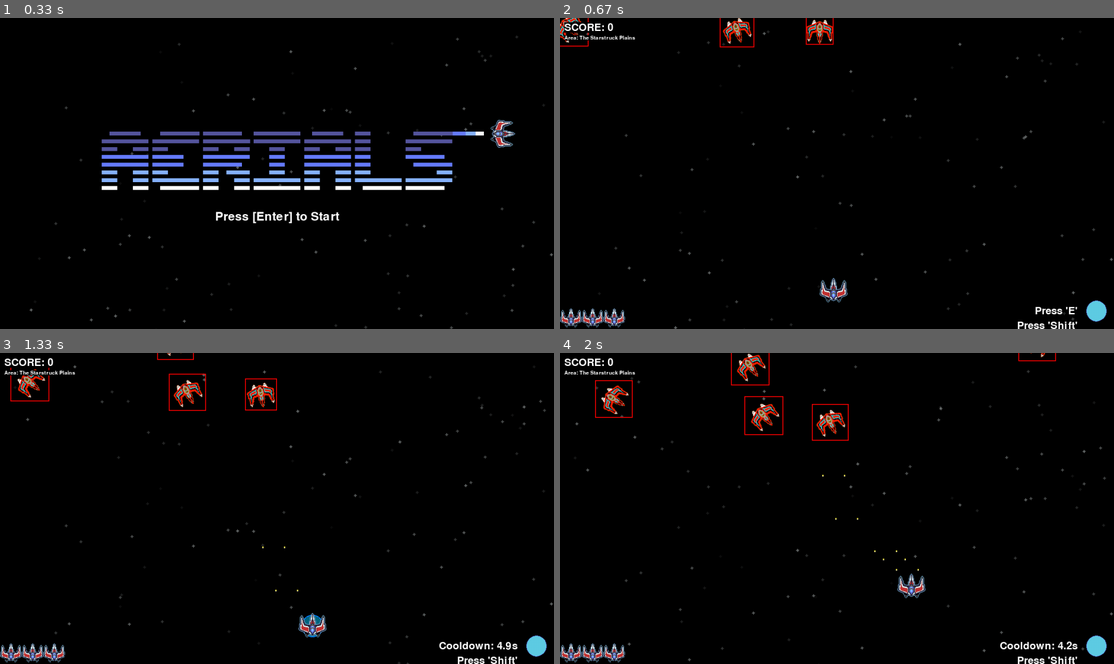
Above: before the commit, frames 1-4 (two rows, left to right).
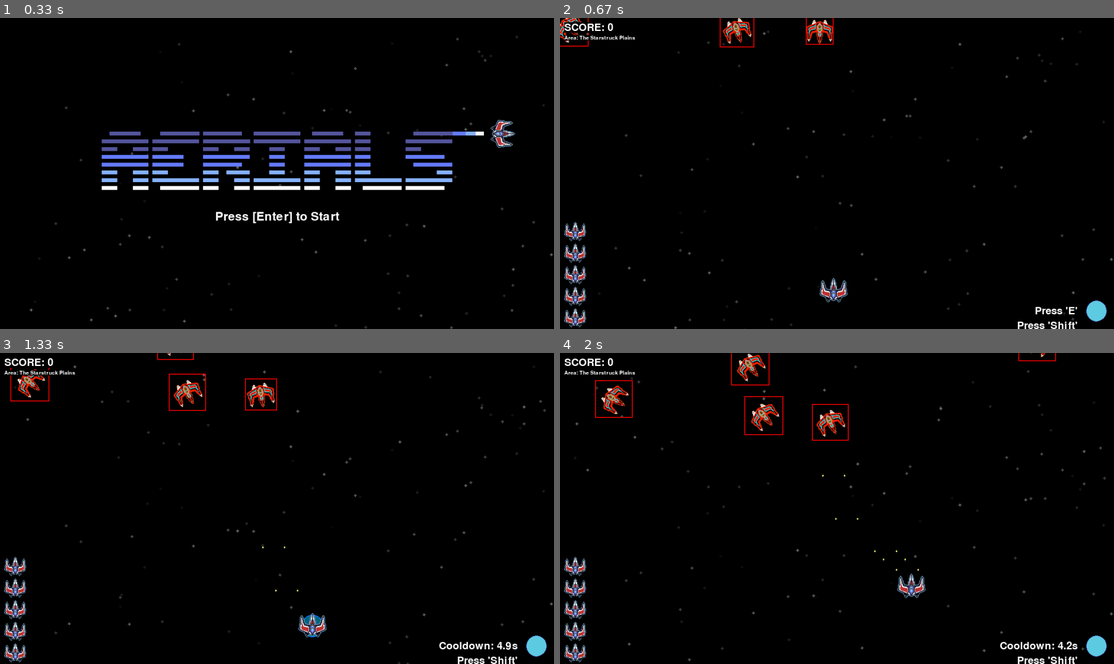
Above: after the commit, the same moments.

Repository: woelffer/gamedemo
Game: pygame game, started from pygamedemo.py
The game is run twice, just before and just after one commit, with the same random seed, the same clock (stepped at 60 frames per second) and the same inputs.
Inputs:
- Up to frame 1 (0.33 s): no input
- Up to frame 2 (0.67 s): tap Enter at 0.33 s
- Up to frame 3 (1.33 s): tap Space at 0.67, 1.07 s; hold D from 1 s (still down); tap E at 1.15 s
- Up to frame 4 (2 s): tap Space at 1.37, 1.57, 1.9 s; release D at 1.47 s; hold W 1.5-1.8 s; hold D from 1.83 s (still down); tap Shift at 1.98 s

Frame 1 is identical in both runs. In frame 2, 1.1% of the frame differs, in the area x 0-12%, y 65-100%; in frame 3, 1.1%; in frame 4, 1.1%.

Commit message:
Updated HUD class to handle drawing lives with variable window size functionality. Changed lives for player to 5.

Diff:
--- a/HUD.py
+++ b/HUD.py
@@ -94,11 +94,31 @@
 
 
 
+
+
+
+
     def draw_lives(self, screen, lives):
         screen_width, screen_height = screen.get_size()
         pad_x = 10
-        pad_y = 10
+        pad_y = 50
+        counter = 0
+        ##print(lives, end = '\n')
 
-        self.lives_rect_pos = screen_height - screen_width, screen_height - screen_width
-        #calc positions
-        #draw lives
+        #calc positions for lives placement
+        for live in range(lives):
+            counter = live
+            self.lives_rect_pos.append(((screen_width - screen_width) + pad_x, screen_height - pad_y - (pad_y * counter)))
+
+
+        #draw lives in rect positions
+
+        for rect in self.lives_rect_pos:
+            rect_pos_x, rect_pos_y = rect
+            #print(rect_pos_x, end = '\n')
+            #print(rect_pos_y, end = '\n')
+            for i in range(lives):
+                screen.blit(self.lives_img, (rect_pos_x, rect_pos_y))
+
+        self.lives_rect_pos.clear()
+        return
--- a/Player.py
+++ b/Player.py
@@ -9,7 +9,7 @@
         self.original_img = self.player_img.copy()
         self.pos_x, self.pos_y = 600, 600
         self.vel_x, self.vel_y = 600, 600
-        self.lives = 3
+        self.lives = 5
         self.circle_radius = 0
         self.circle_max_radius = 64*2   #twice the size of player sprite
         self.circle_growth_rate = 400 #pixels per second
@@ -33,7 +33,7 @@
         self.player_img = pygame.image.load("assets/Spaceship.png").convert_alpha()
         self.pos_x, self.pos_y = 600, 600
         self.vel_x, self.vel_y = 600, 600
-        self.lives = 3
+        self.lives = 5
         self.circle_radius = 0
         self.circle_active = False
         self.last_ability_use_time = -self.ability_cooldown
--- a/assets/quotes.json
+++ b/assets/quotes.json
@@ -8,7 +8,9 @@
         "\"Would you kindly?\"",
         "\"Boy...\"",
         "\"Did I ever tell you what the definition of insanity is?\"",
-        "\"I used to be an adventurer like you, then I took an arrow in the knee.\""
+        "\"I used to be an adventurer like you, then I took an arrow in the knee.\"",
+        "\"Its just captain.\"",
+        "\"This isn't a kiddy show.\""
 
     ]
 }
--- a/pygamedemo.py
+++ b/pygamedemo.py
@@ -142,13 +142,14 @@
 
     #Draw Players
     screen.blit(player_model.player_img, (player_model.pos_x, player_model.pos_y))
+
     #Draw HUD calls below
     HUD_model.draw_abilities(screen, player_model)
 
     #screen.blit(enemy_model.enemy_img, (enemy_model.pos_x, enemy_model.pos_y))
 
     #Draw Player lives
-    lives_model.draw(screen)
+    #lives_model.draw(screen)
 
 
     #Update and draw bullets
@@ -253,11 +254,12 @@
 
     player_model.update(dt)
 
-    lives_model.draw(screen)
+    #lives_model.draw(screen)
 
     #draw the score and level name from HUD class
     screen.blit(HUD_model.draw_score(screen), HUD_model.score_rect_pos)
     screen.blit(HUD_model.draw_levelName(screen, 'The Starstruck Plains'), HUD_model.levelName_rect)
+    HUD_model.draw_lives(screen, player_model.lives)
 
     if player_model.lives <= 0:
         game_over = True
